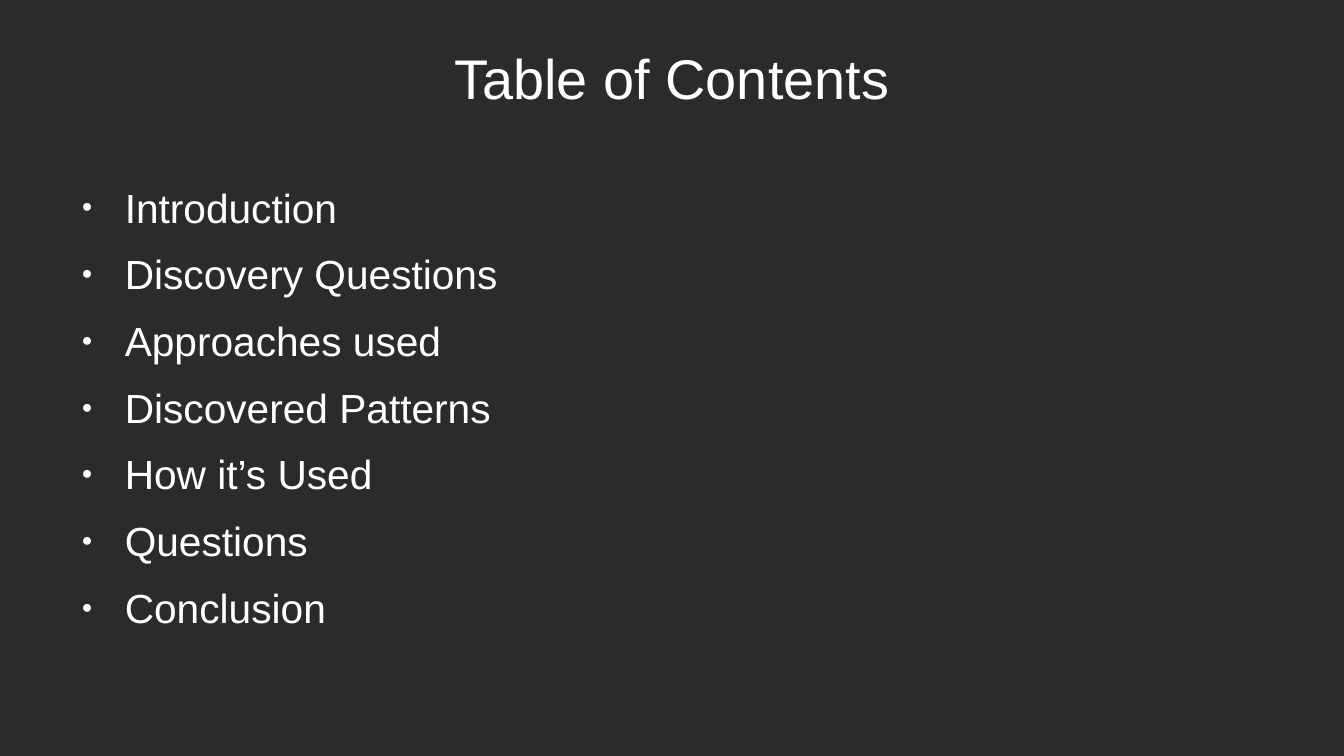
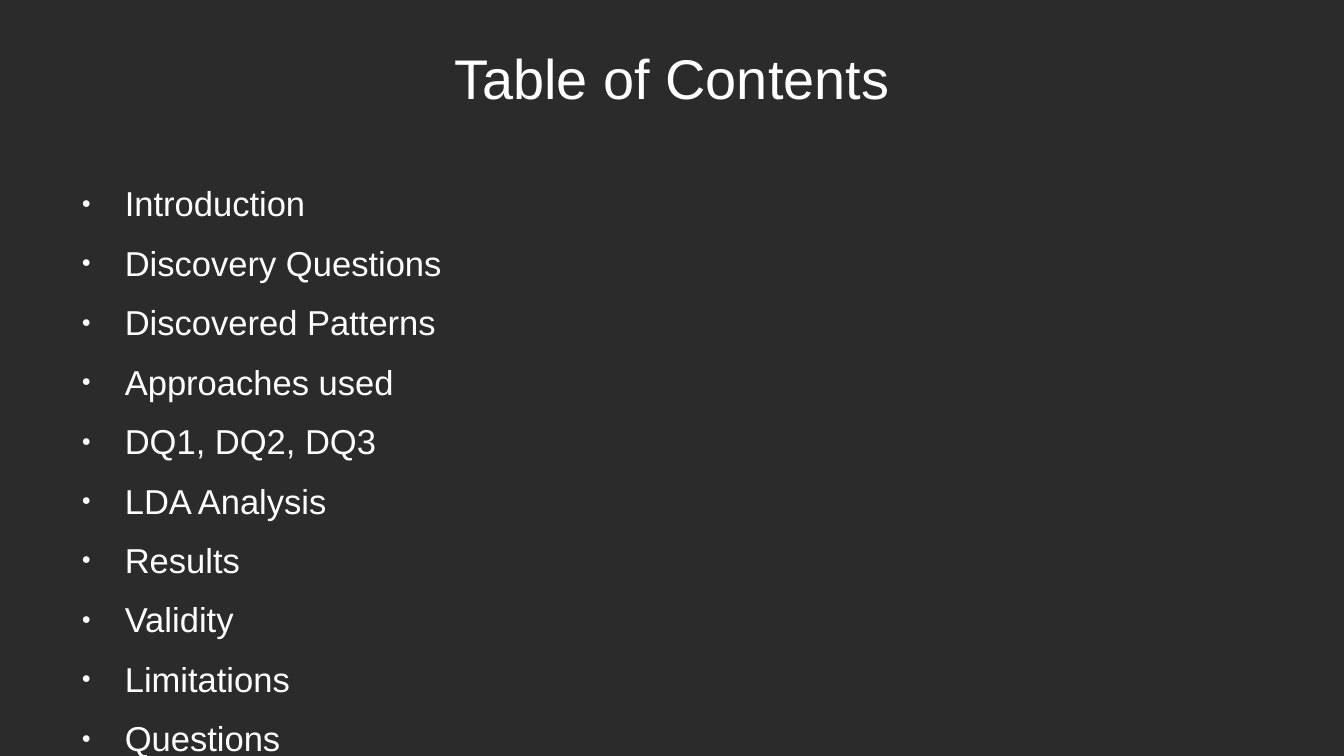
Before and after one commit to crystalstorm466/cs4412-project, a slide deck: slide 2 of docs/CS4412_David_Holland_Slides.odp. Drawn at 1344x756 pixels with LibreOffice and Linux fonts; fonts in the diff are those of the drawing; background and template pictures are left out; a plain dark background stands for a picture behind light text. Boxes give left, top, right and bottom in pixels: in the first picture for what was removed or moved away, otherwise in the second. Text is boxed around its words. In the diff, an @@ line names an element or a change of style, - is before the commit and + after.

Commit message:
Updated slides

```diff
--- a/docs/CS4412_David_Holland_Slides.odp
+++ b/docs/CS4412_David_Holland_Slides.odp
@@ text at (125,191,441,756): size 24 to 20.4 pt in "Introduction", "Discovery Questions", "Approaches used", "Questions" and 1 more places @@
@@ text at (125,310,436,336): paragraph added @@
+● Discovered Patterns
@@ text at (125,430,376,693): text changed; size 24 to 20.4 pt @@
-● Discovered Patterns
-● How it’s Used
+● DQ1, DQ2, DQ3
+● LDA Analysis
+● Results
+● Validity
+● Limitations
```
Also in this commit, not shown: 1 other slide changed, 1 slide added.
